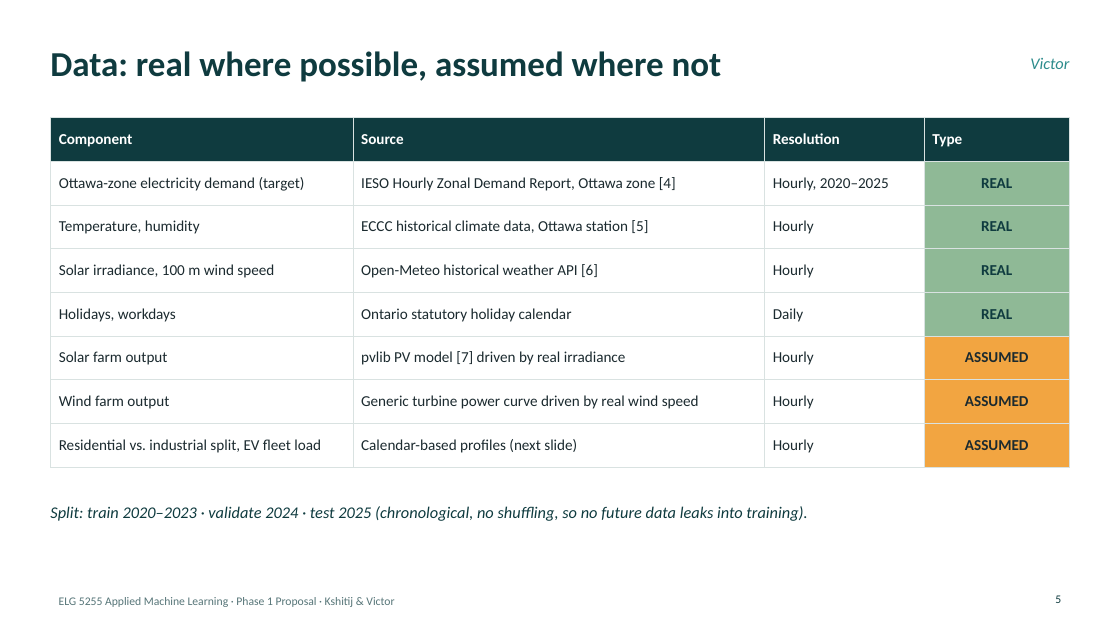
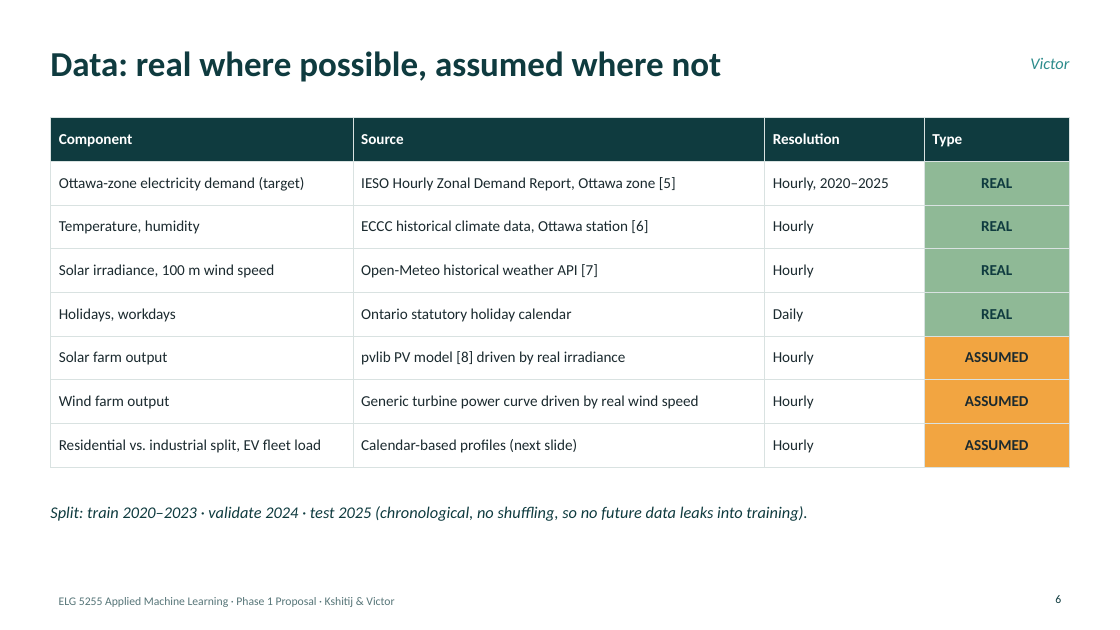
Before and after one commit to KshitijV97/smart-grid-analytics, a slide deck: slide 6 of presentation/ELG5255_Phase1_Ottawa_Load_Forecasting.pptx (slide 5 before the commit). Drawn at 1120x630 pixels with LibreOffice and Linux fonts; fonts in the diff are those of the drawing. Boxes give left, top, right and bottom in pixels: in the first picture for what was removed or moved away, otherwise in the second. Text is boxed around its words. In the diff, an @@ line names an element or a change of style, - is before the commit and + after.

```diff
--- a/presentation/ELG5255_Phase1_Ottawa_Load_Forecasting.pptx
+++ b/presentation/ELG5255_Phase1_Ottawa_Load_Forecasting.pptx
@@ table at (50,118,1070,457) @@
-row 2, column 2: IESO Hourly Zonal Demand Report, Ottawa zone [4]
+row 2, column 2: IESO Hourly Zonal Demand Report, Ottawa zone [5]
-row 3, column 2: ECCC historical climate data, Ottawa station [5]
+row 3, column 2: ECCC historical climate data, Ottawa station [6]
-row 4, column 2: Open-Meteo historical weather API [6]
+row 4, column 2: Open-Meteo historical weather API [7]
-row 6, column 2: pvlib PV model [7] driven by real irradiance
+row 6, column 2: pvlib PV model [8] driven by real irradiance
@@ page number at (1055,595,1061,603): text changed @@
-5
+6
```
Also in this commit, not shown: 3 other slides changed, 1 slide added, 6 other files.
